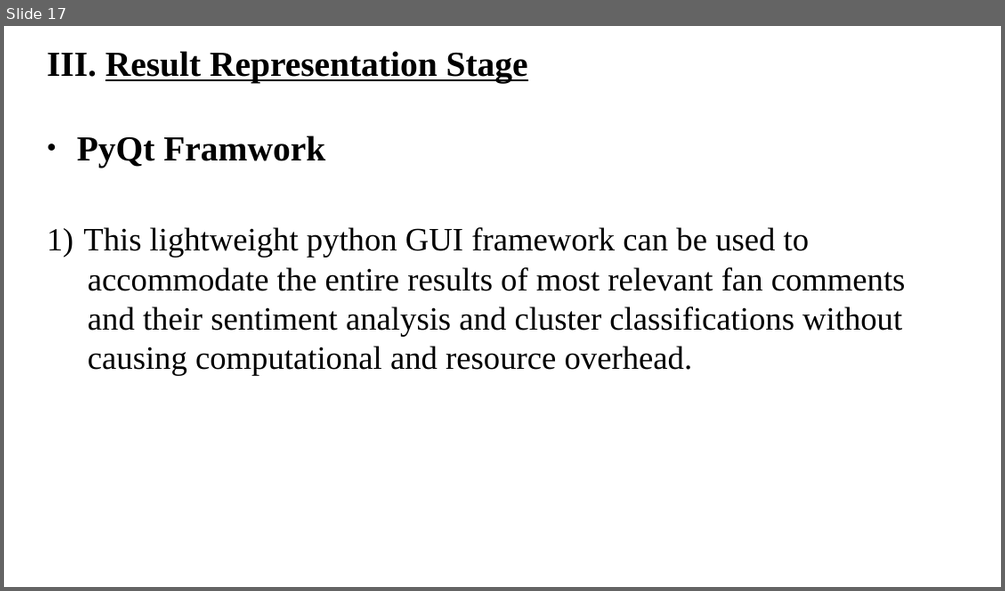
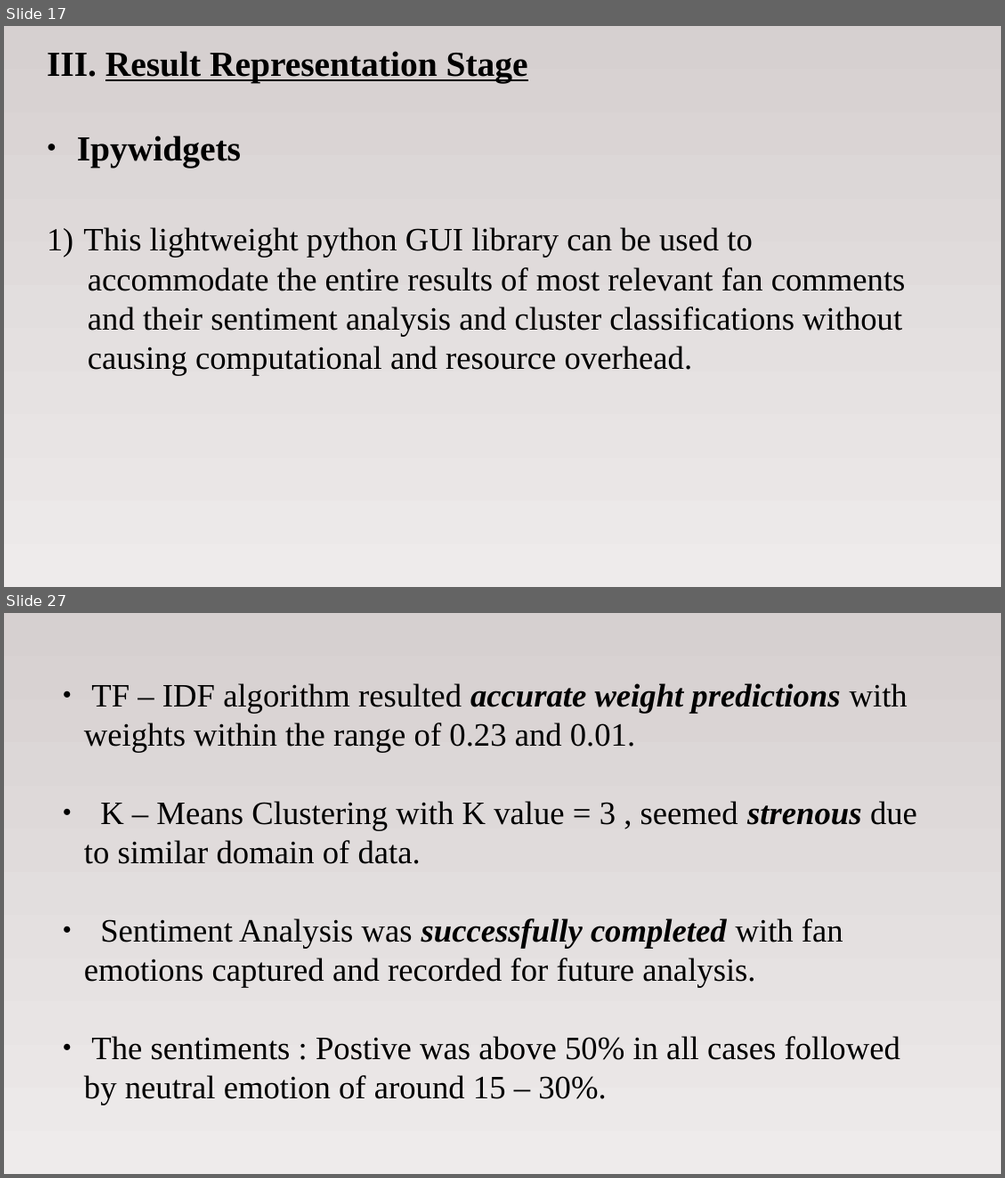
Before and after one commit to alfinwilliam/Sports-Match-Analysis-using-Social-Media-Mining, a slide deck: docs/projectppt.odp. Shown one above the other, each under a label of ours: slide 17 before the commit, slides 17 and 27 after it; the slides between them are not shown. The pictures are 1005x591 and 1005x1178 pixels, drawn with LibreOffice and Linux fonts; fonts in the diff are those of the drawing. Boxes give left, top, right and bottom in pixels: in the first picture for what was removed or moved away, otherwise in the second. Text is boxed around its words. In the diff, an @@ line names an element or a change of style, - is before the commit and + after.

```diff
--- a/docs/projectppt.odp
+++ b/docs/projectppt.odp
@@ slide 27 added at bbox=[4, 613, 1001, 1174], background gradient #D6D0D0 to #EEEBEB @@
@@ text added at bbox=[84, 683, 917, 1105], 26 pt, text #000000 @@
+● TF – IDF algorithm resulted accurate weight predictions with weights within the range of 0.23 and 0.01.
+● K – Means Clustering with K value = 3 , seemed strenous due to similar domain of data.
+● Sentiment Analysis was successfully completed with fan emotions captured and recorded for future analysis.
+● The sentiments : Postive was above 50% in all cases followed by neutral emotion of around 15 – 30%.
@@ slide 17 changed as well @@
@@ background #FFFFFF to gradient #D6D0D0 to #EEEBEB @@
@@ subtitle at bbox=[77, 135, 752, 257]: text changed @@
-● PyQt Framwork
-1) This lightweight python GUI framework can be used to
+● Ipywidgets
+1) This lightweight python GUI library can be used to
```
Also in this commit, not shown: 14 other slides changed, 12 other slides added, 6 slides removed.
